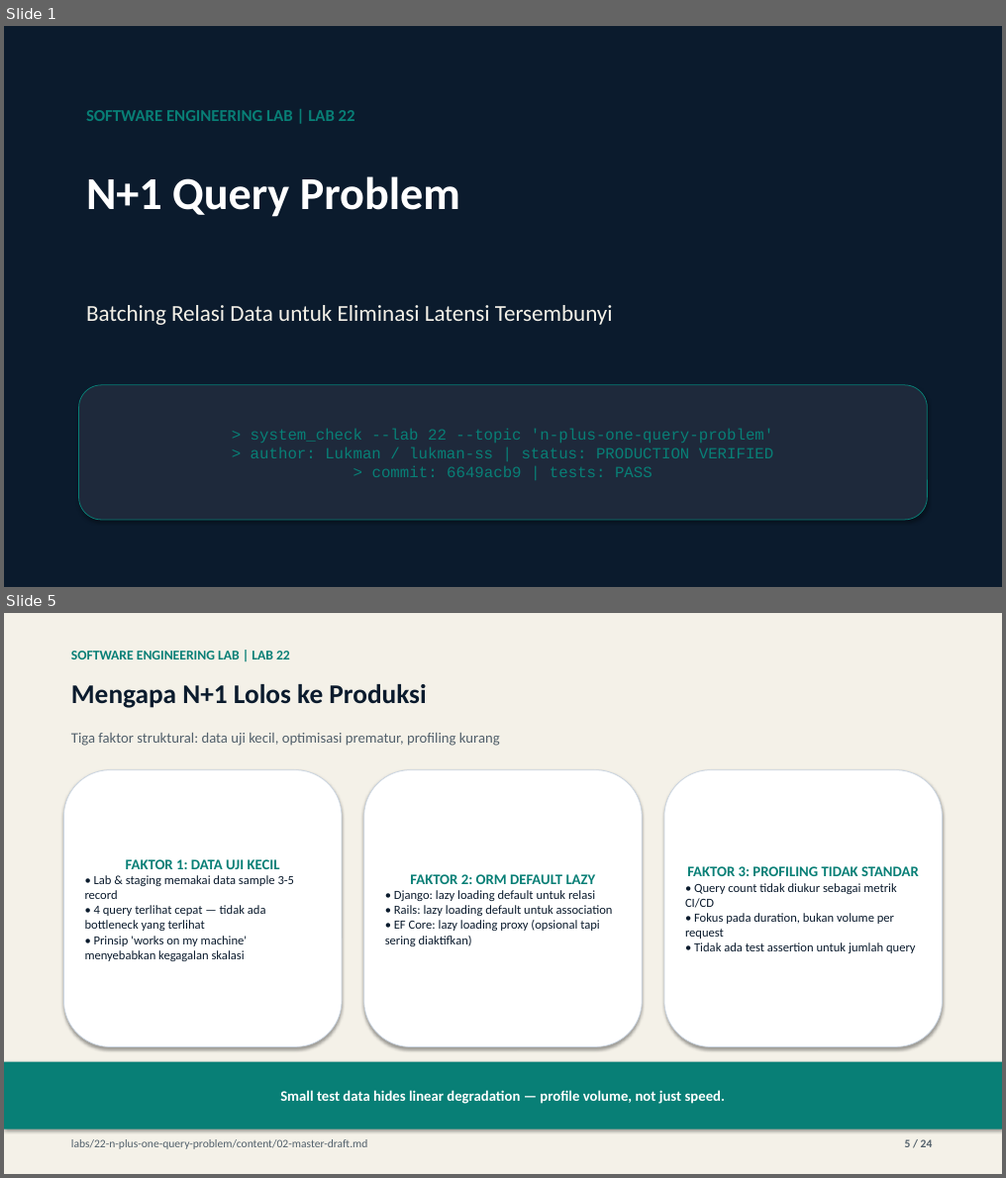
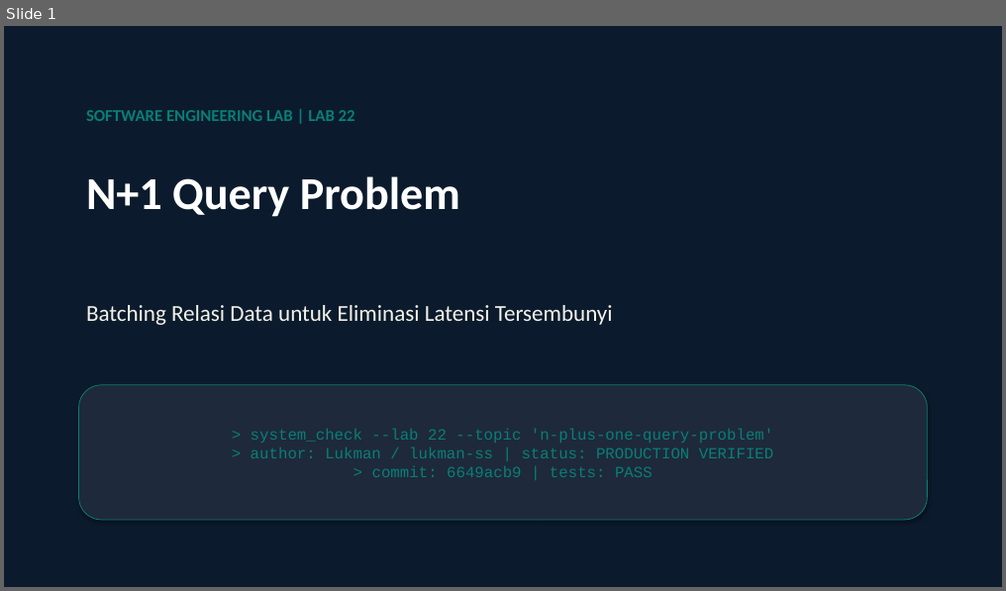
Before and after one commit to lukman-ss/software-engineering-lab, a slide deck: labs/22-n-plus-one-query-problem/result/linkedin/lab-22-n-plus-one-query-problem-carousel.pptx. Shown one above the other, each under a label of ours: slides 1 and 5 before the commit, slide 1 after it; the slides between them are not shown. The pictures are 1006x1178 and 1006x591 pixels, drawn with LibreOffice and Linux fonts; fonts in the diff are those of the drawing. Boxes give left, top, right and bottom in pixels: in the first picture for what was removed or moved away, otherwise in the second. Text is boxed around its words. In the diff, an @@ line names an element or a change of style, - is before the commit and + after.

```diff
--- a/labs/22-n-plus-one-query-problem/result/linkedin/lab-22-n-plus-one-query-problem-carousel.pptx
+++ b/labs/22-n-plus-one-query-problem/result/linkedin/lab-22-n-plus-one-query-problem-carousel.pptx
@@ slide 5 removed at <box>4,613,1002,1174</box>, background #FFFFFF @@
@@ rectangle removed at <box>4,613,1002,1174</box> @@
@@ text removed at <box>71,651,290,660</box> @@
-SOFTWARE ENGINEERING LAB | LAB 22
@@ text removed at <box>71,684,426,708</box> @@
-Mengapa N+1 Lolos ke Produksi
@@ text removed at <box>71,733,500,746</box> @@
-Tiga faktor struktural: data uji kecil, optimisasi prematur, profiling kurang
@@ rounded rectangle removed at <box>63,770,342,1048</box> @@
-FAKTOR 1: DATA UJI KECIL
-• Lab & staging memakai data sample 3-5 record
-• 4 query terlihat cepat — tidak ada bottleneck yang terlihat
-• Prinsip 'works on my machine' menyebabkan kegagalan skalasi
@@ rounded rectangle removed at <box>364,770,642,1048</box> @@
-FAKTOR 2: ORM DEFAULT LAZY
-• Django: lazy loading default untuk relasi
-• Rails: lazy loading default untuk association
-• EF Core: lazy loading proxy (opsional tapi sering diaktifkan)
@@ rounded rectangle removed at <box>664,770,943,1048</box> @@
-FAKTOR 3: PROFILING TIDAK STANDAR
-• Query count tidak diukur sebagai metrik CI/CD
-• Fokus pada duration, bukan volume per request
-• Tidak ada test assertion untuk jumlah query
@@ rectangle removed at <box>4,1062,1002,1130</box> @@
-Small test data hides linear degradation — profile volume, not just speed.
@@ text removed at <box>71,1140,368,1150</box> @@
-labs/22-n-plus-one-query-problem/content/02-master-draft.md
@@ text removed at <box>905,1140,933,1148</box> @@
-5 / 24
```
Also in this commit, not shown: 23 slides added, 22 other slides removed, 9 other files.
